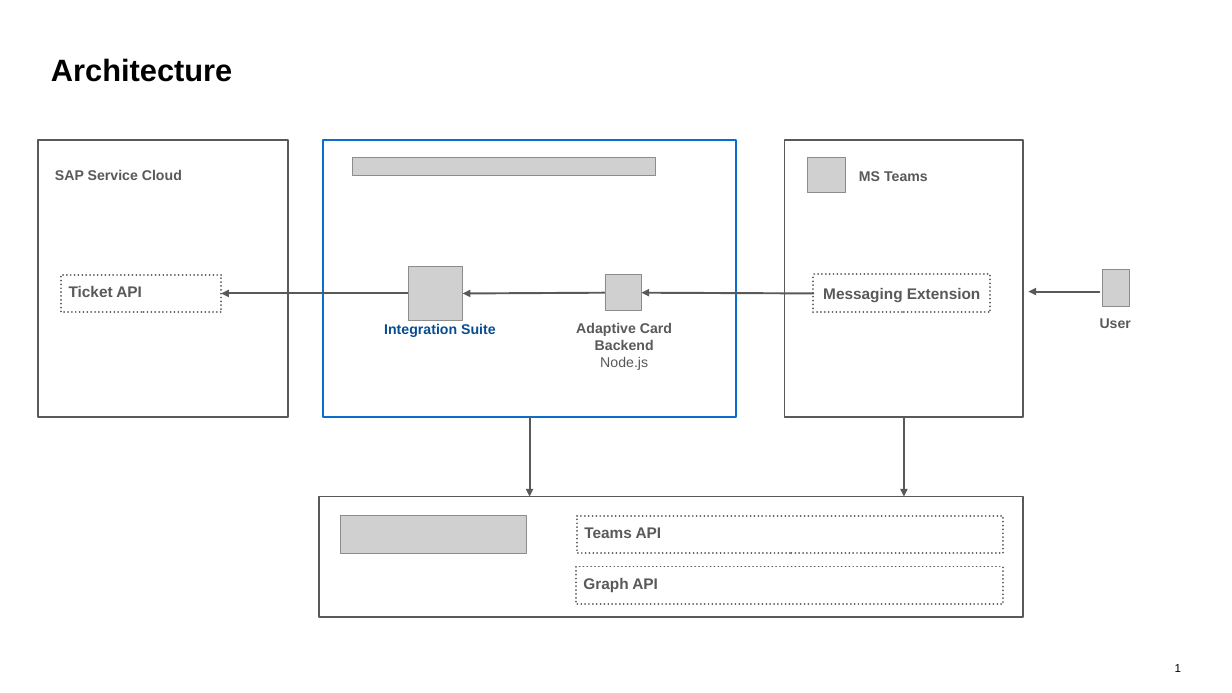
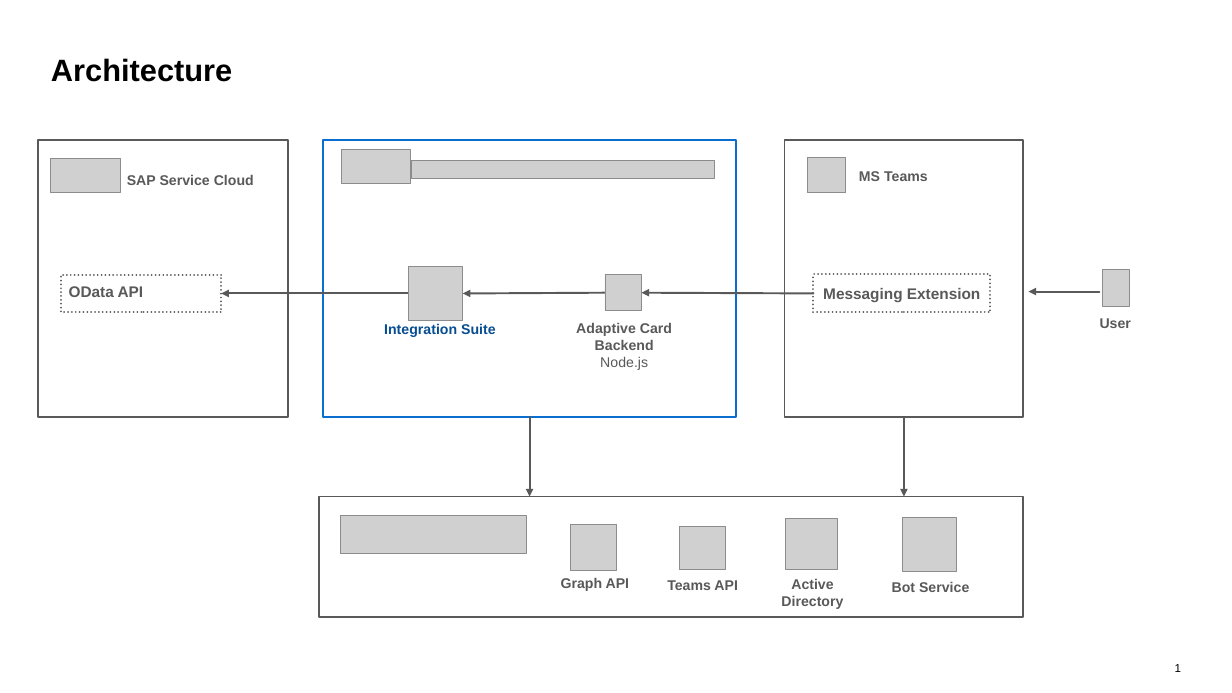
Before and after one commit to SAP-samples/service-cloud-ms-teams-integration, a slide deck: slide 1 of documentation/images/architecture.pptx. Drawn at 1232x693 pixels with LibreOffice and Linux fonts; fonts in the diff are those of the drawing; grey boxes stand for pictures. Boxes give left, top, right and bottom in pixels: in the first picture for what was removed or moved away, otherwise in the second. Text is boxed around its words. In the diff, an @@ line names an element or a change of style, - is before the commit and + after.

```diff
--- a/documentation/images/architecture.pptx
+++ b/documentation/images/architecture.pptx
@@ picture added at [51,158,120,192] @@
@@ text "SAP Service Cloud": place and size @@
-text "SAP Service Cloud" at [55,170,182,180]
+text "SAP Service Cloud" at [127,175,254,185]
@@ picture added at [341,150,410,184] @@
@@ picture: place and size @@
-picture at [352,158,656,176]
+picture at [411,160,715,178]
@@ text in rectangle at [69,286,144,297]: text changed @@
-Ticket API
+OData API
@@ picture added at [571,524,617,570] @@
@@ picture added at [679,526,725,569] @@
@@ picture added at [786,518,838,570] @@
@@ picture added at [902,517,956,571] @@
@@ text "Graph API" at [561,578,630,591]: size 12 to 11 pt; alignment left to centre; outline #595959 1.5 pt dashed to none @@
@@ text "Graph API": place and size @@
-text "Graph API" at [576,566,1003,604]
+text "Graph API" at [561,578,630,591]
@@ text "Teams API": place and size @@
-text "Teams API" at [577,515,1003,553]
+text "Teams API" at [667,580,738,590]
@@ text "Teams API" at [667,580,738,590]: size 12 to 11 pt; alignment left to centre; outline #595959 1.5 pt dashed to none @@
@@ text added at [781,579,843,609], 11 pt, text #595959, bold @@
+Active Directory
@@ text added at [892,582,969,592], 11 pt, text #595959, bold @@
+Bot Service
```
Also in this commit, not shown: 2 other files.
